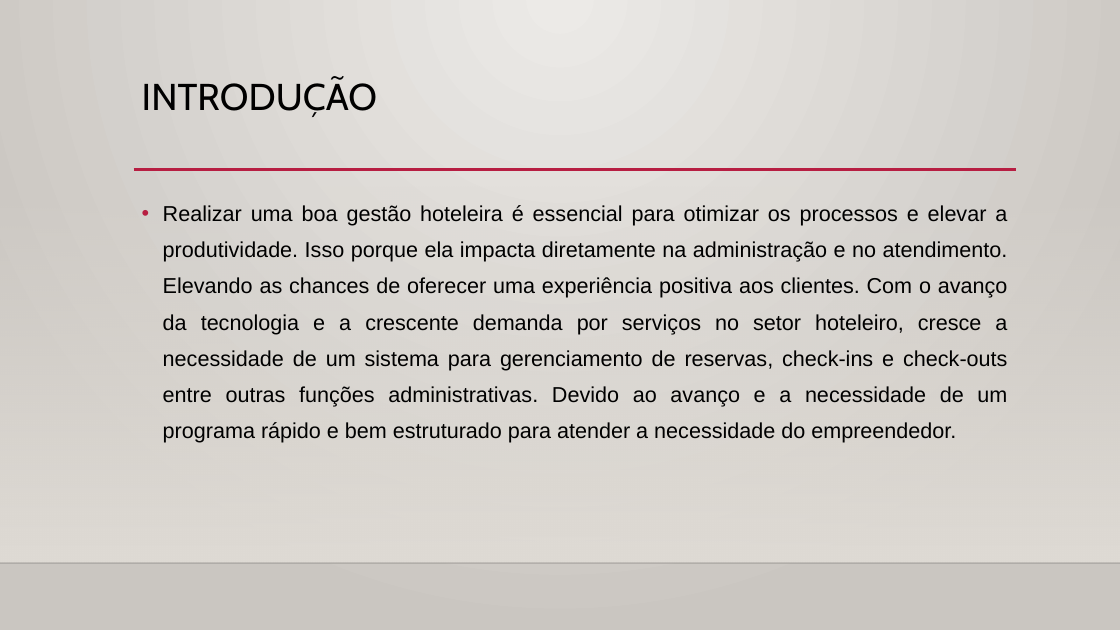
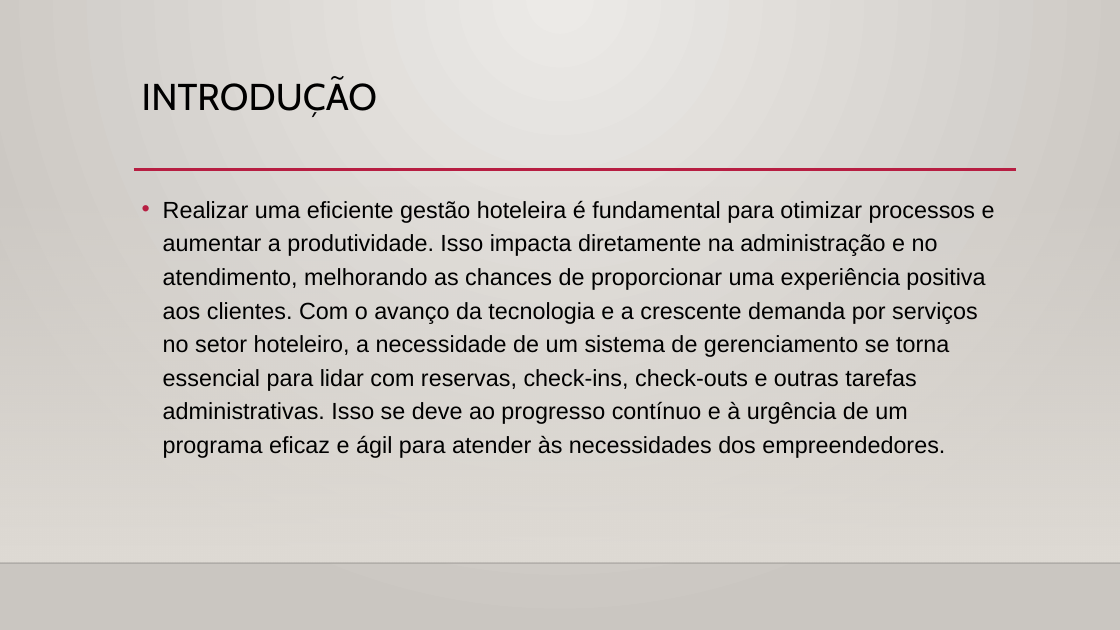
Before and after one commit to Esc-Sistema-de-Gerenciamento-de-Hoteis/Apresentacoes, a slide deck: slide 2 of ESC - Sistema de Gerenciamento de Hoteis.pptx. Drawn at 1120x630 pixels with LibreOffice and Linux fonts; fonts in the diff are those of the drawing; background and template pictures are left out. Boxes give left, top, right and bottom in pixels: in the first picture for what was removed or moved away, otherwise in the second. Text is boxed around its words. In the diff, an @@ line names an element or a change of style, - is before the commit and + after.

```diff
--- a/ESC - Sistema de Gerenciamento de Hoteis.pptx
+++ b/ESC - Sistema de Gerenciamento de Hoteis.pptx
@@ text at <box>163,200,995,458</box>: text changed; size 18.5 to 20 pt @@
-• Realizar uma boa gestão hoteleira é essencial para otimizar os processos e elevar a produtividade. Isso porque ela impacta diretamente na administração e no atendimento. Elevando as chances de oferecer uma experiência positiva aos clientes. Com o avanço da tecnologia e a crescente demanda por serviços no setor hoteleiro, cresce a necessidade de um sistema para gerenciamento de reservas, check-ins e check-outs entre outras funções administrativas. Devido ao avanço e a necessidade de um programa rápido e bem estruturado para atender a necessidade do empreendedor.
+• Realizar uma eficiente gestão hoteleira é fundamental para otimizar processos e aumentar a produtividade. Isso impacta diretamente na administração e no atendimento, melhorando as chances de proporcionar uma experiência positiva aos clientes. Com o avanço da tecnologia e a crescente demanda por serviços no setor hoteleiro, a necessidade de um sistema de gerenciamento se torna essencial para lidar com reservas, check-ins, check-outs e outras tarefas administrativas. Isso se deve ao progresso contínuo e à urgência de um programa eficaz e ágil para atender às necessidades dos empreendedores.
```
Also in this commit, not shown: 2 other slides changed, 1 slide added, 3 slides removed, 3 other files.
